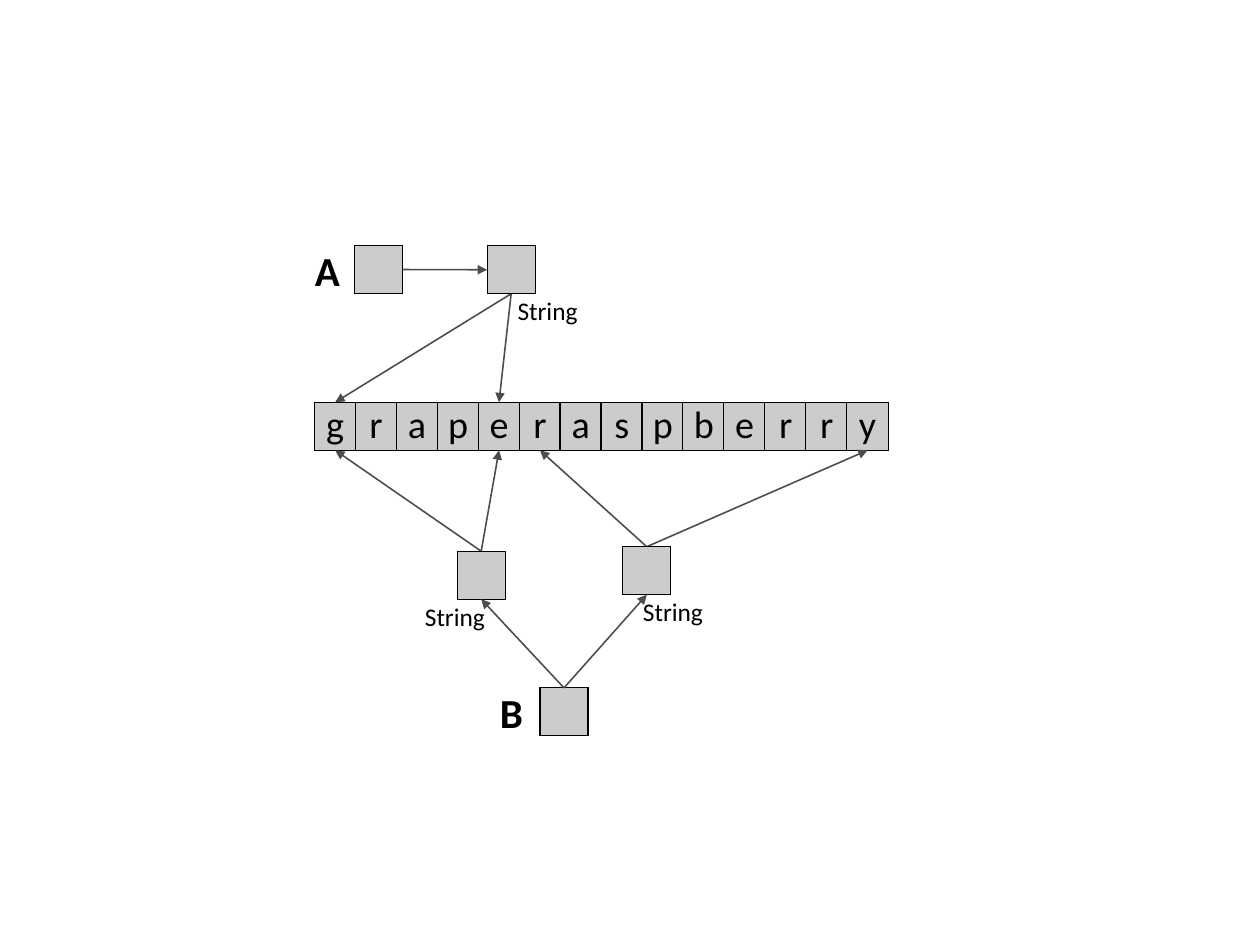
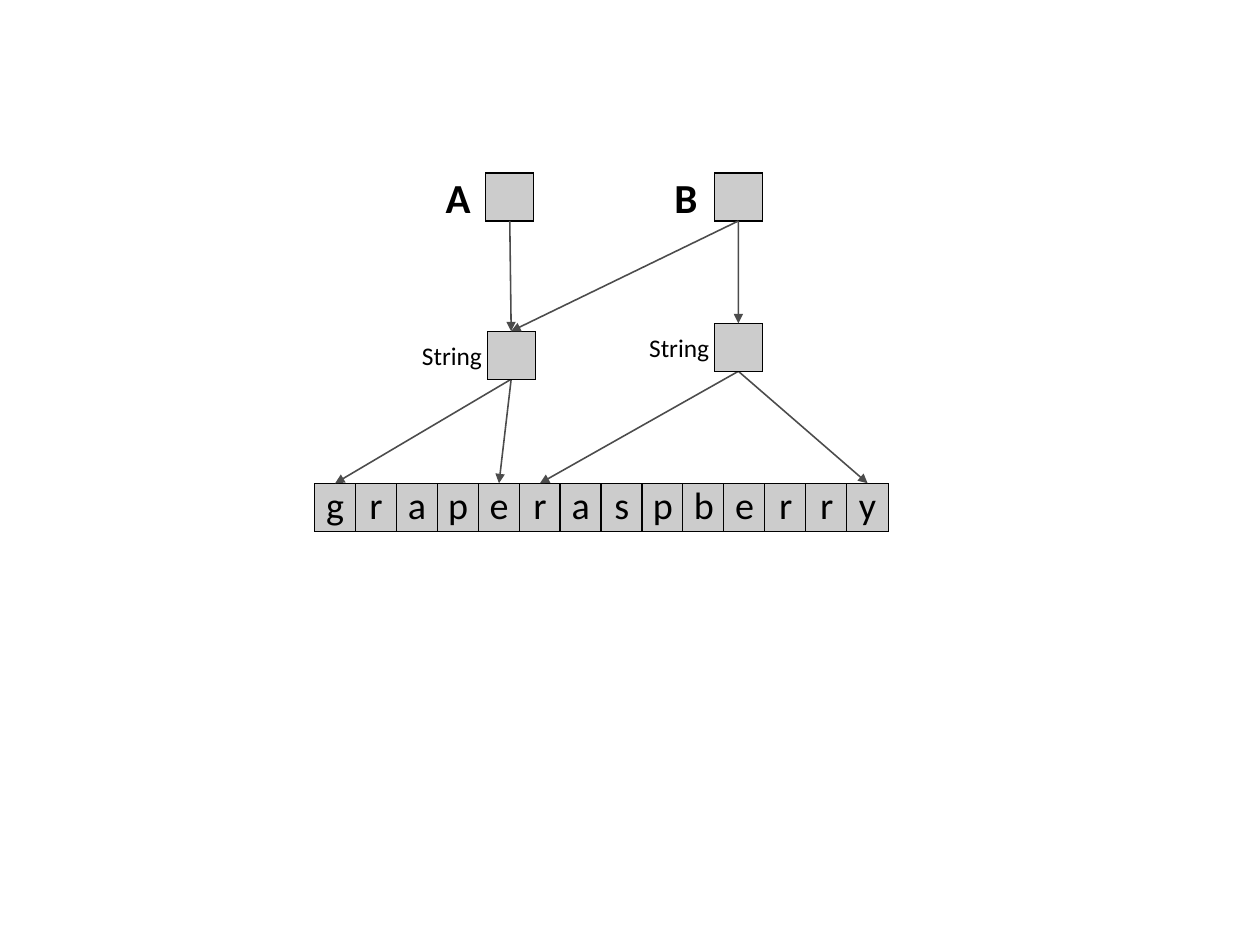
Before and after one commit to TheRuncibleTuner/bloatbook, a slide deck: slide 3 of part3/Figures/extreme/bulksharingpool.odp. Drawn at 1260x945 pixels with LibreOffice and Linux fonts; fonts in the diff are those of the drawing. Boxes give left, top, right and bottom in pixels: in the first picture for what was removed or moved away, otherwise in the second. Text is boxed around its words. In the diff, an @@ line names an element or a change of style, - is before the commit and + after.

```diff
--- a/part3/Figures/extreme/bulksharingpool.odp
+++ b/part3/Figures/extreme/bulksharingpool.odp
@@ rectangle "A": place and size @@
-rectangle "A" at [354, 246, 402, 294]
+rectangle "A" at [486, 173, 534, 221]
@@ rectangle "B": place and size @@
-rectangle "B" at [540, 688, 588, 736]
+rectangle "B" at [715, 173, 763, 221]
@@ arrow moved from (402, 270) - (487, 270) to (510, 221) - (511, 332) @@
@@ arrow added from (739, 221) to (511, 332), #4C4C4C 0.99 pt @@
@@ arrow moved from (481, 551) - (500, 450) to (739, 221) - (739, 324) @@
@@ rectangle "String" at [715, 324, 763, 372]: vertical alignment bottom to middle @@
@@ rectangle "String": place and size @@
-rectangle "String" at [623, 547, 671, 595]
+rectangle "String" at [715, 324, 763, 372]
@@ rectangle "String": place and size @@
-rectangle "String" at [487, 246, 535, 294]
+rectangle "String" at [487, 332, 535, 380]
@@ rectangle "String" at [487, 332, 535, 380]: vertical alignment bottom to middle @@
@@ arrow moved from (511, 294) - (335, 402) to (511, 380) - (335, 484) @@
@@ arrow moved from (511, 294) - (500, 402) to (511, 380) - (500, 484) @@
@@ arrow moved from (647, 547) - (540, 450) to (739, 372) - (540, 484) @@
@@ arrow moved from (647, 547) - (868, 450) to (739, 372) - (868, 484) @@
@@ arrow removed from (481, 551) to (335, 450) @@
@@ 14 rectangles: place and size @@
-14 rectangles at [314, 402, 888, 450]
+14 rectangles at [314, 484, 888, 532]
@@ rectangle removed at [457, 551, 505, 599] @@
-String
@@ arrow removed from (565, 688) to (481, 599) @@
@@ arrow removed from (564, 688) to (647, 595) @@
```
Also in this commit, not shown: 1 other slide changed, 4 other files.
